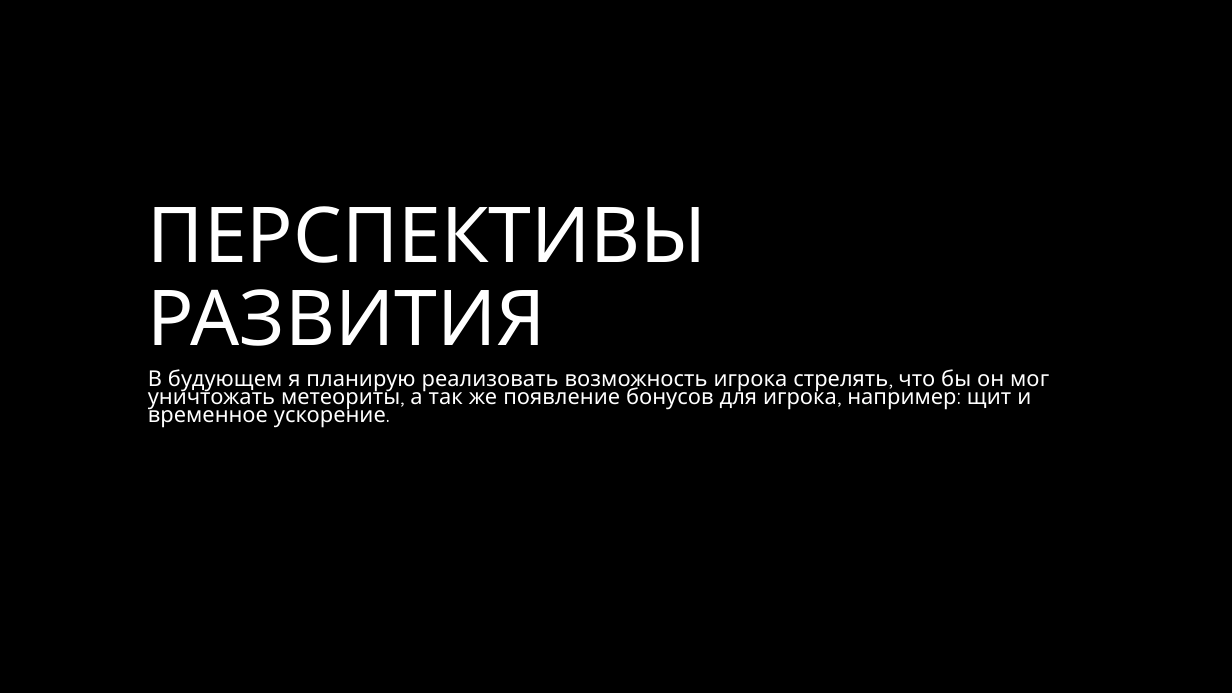
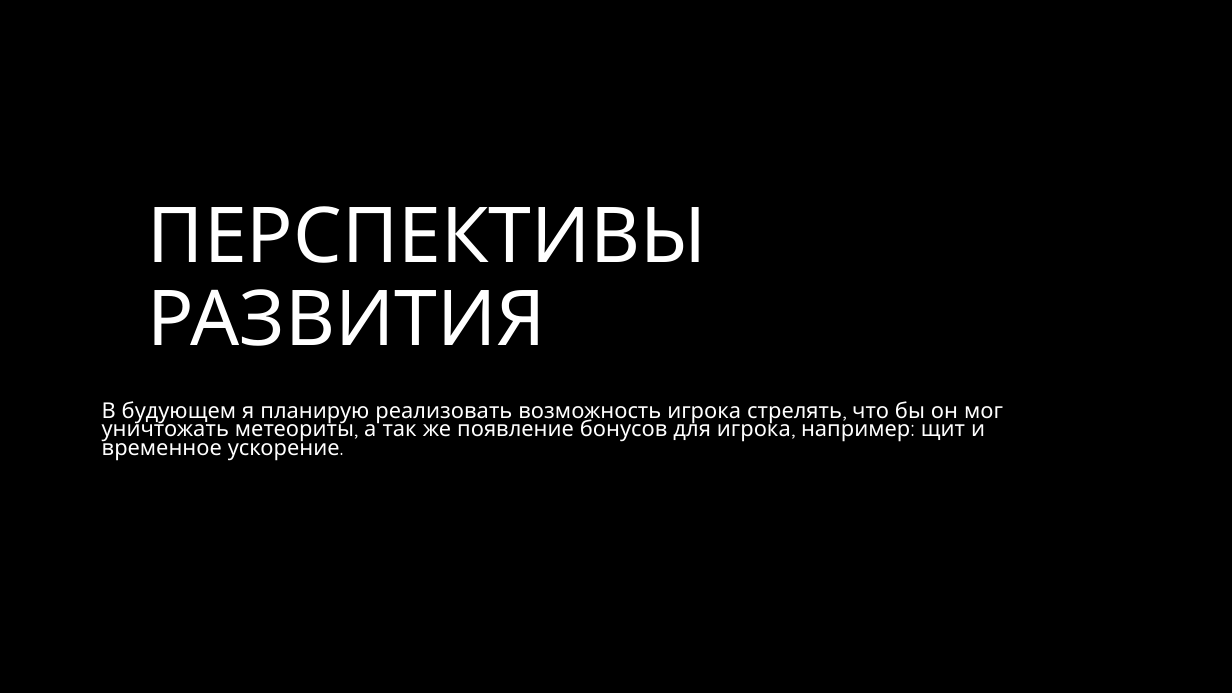
Before and after one commit to MISTER5S/PygameProject, a slide deck: slide 8 of Documentation/Игра Dodger Презентация.pptx. Drawn at 1232x693 pixels with LibreOffice and Linux fonts; fonts in the diff are those of the drawing; background and template pictures are left out. Boxes give left, top, right and bottom in pixels: in the first picture for what was removed or moved away, otherwise in the second. Text is boxed around its words. In the diff, an @@ line names an element or a change of style, - is before the commit and + after.

```diff
--- a/Documentation/Игра Dodger Презентация.pptx
+++ b/Documentation/Игра Dodger Презентация.pptx
@@ subtitle "В будующем я планирую реализовать ...": place and size @@
-subtitle "В будующем я планирую реализовать ..." at [148,369,1049,428]
+subtitle "В будующем я планирую реализовать ..." at [102,401,1003,461]
```
Also in this commit, not shown: 1 other file.
